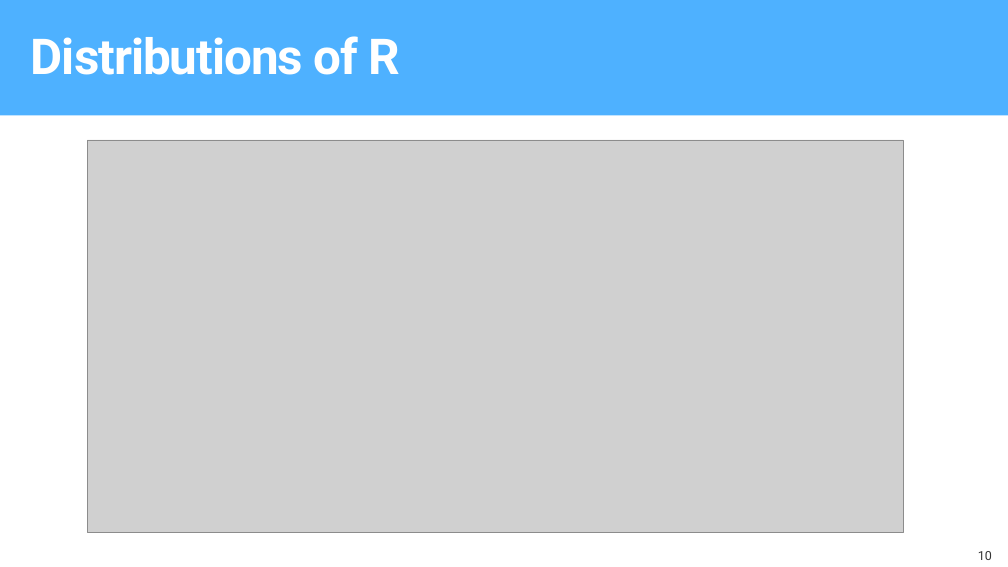
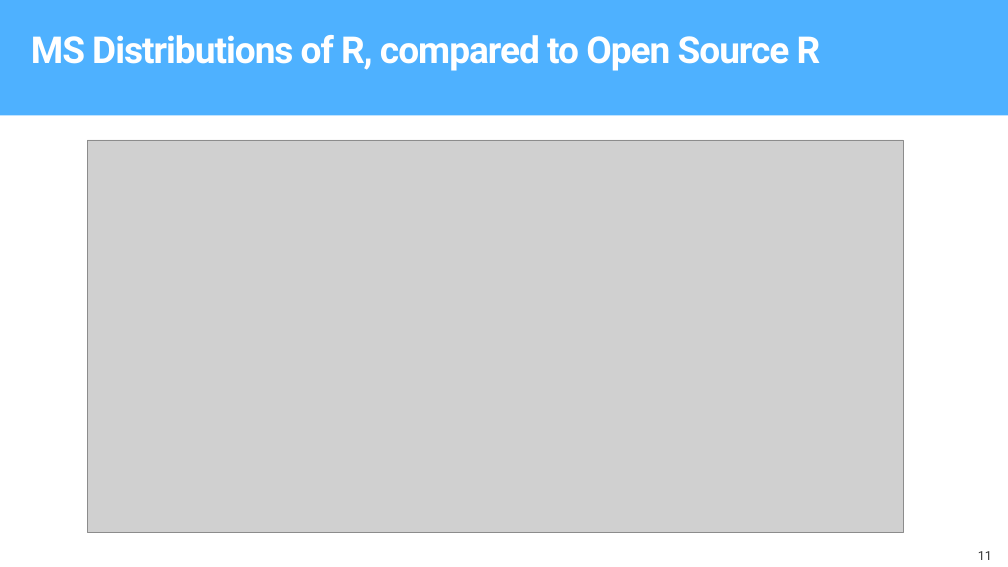
Before and after one commit to microsoft/AI-Immersion-Workshop, a slide deck: slide 11 of Applied Machine Learning for Developers/R server Tools for scaling R using Azure/docs/ToolsForScalingRUsingAzure.pptx (slide 10 before the commit). Drawn at 1008x567 pixels with LibreOffice and Linux fonts; fonts in the diff are those of the drawing; grey boxes stand for pictures; background and template pictures are left out. Boxes give left, top, right and bottom in pixels: in the first picture for what was removed or moved away, otherwise in the second. Text is boxed around its words. In the diff, an @@ line names an element or a change of style, - is before the commit and + after.

```diff
--- a/Applied Machine Learning for Developers/R server Tools for scaling R using Azure/docs/ToolsForScalingRUsingAzure.pptx
+++ b/Applied Machine Learning for Developers/R server Tools for scaling R using Azure/docs/ToolsForScalingRUsingAzure.pptx
@@ text at (31, 35, 821, 71): text changed; size 48 to 36 pt @@
-Distributions of R
+MS Distributions of R, compared to Open Source R
@@ page number at (978, 551, 992, 560): text changed @@
-10
+11
```
Also in this commit, not shown: 11 other slides changed, 3 slides added, 3 other files.
